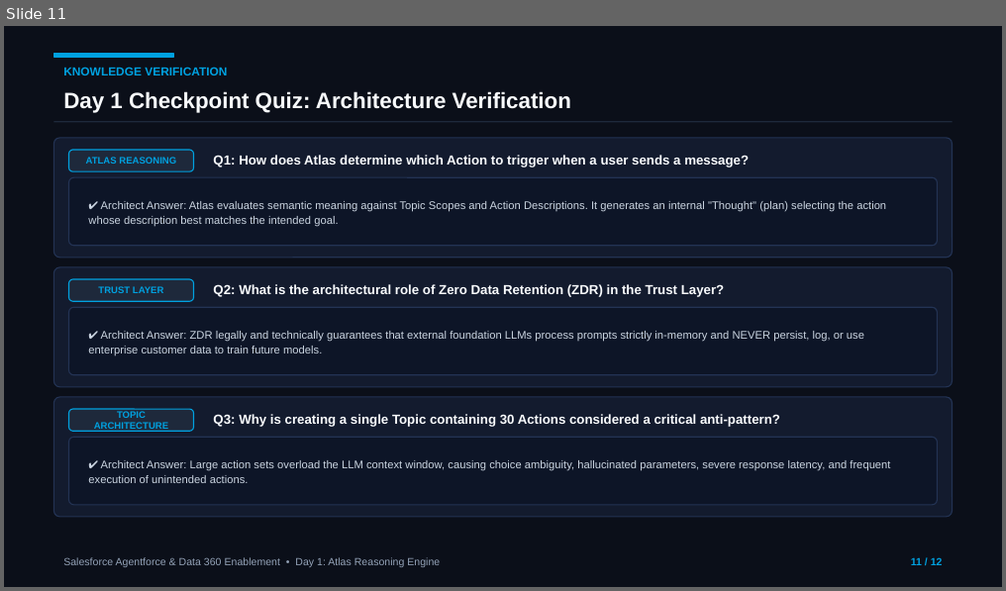
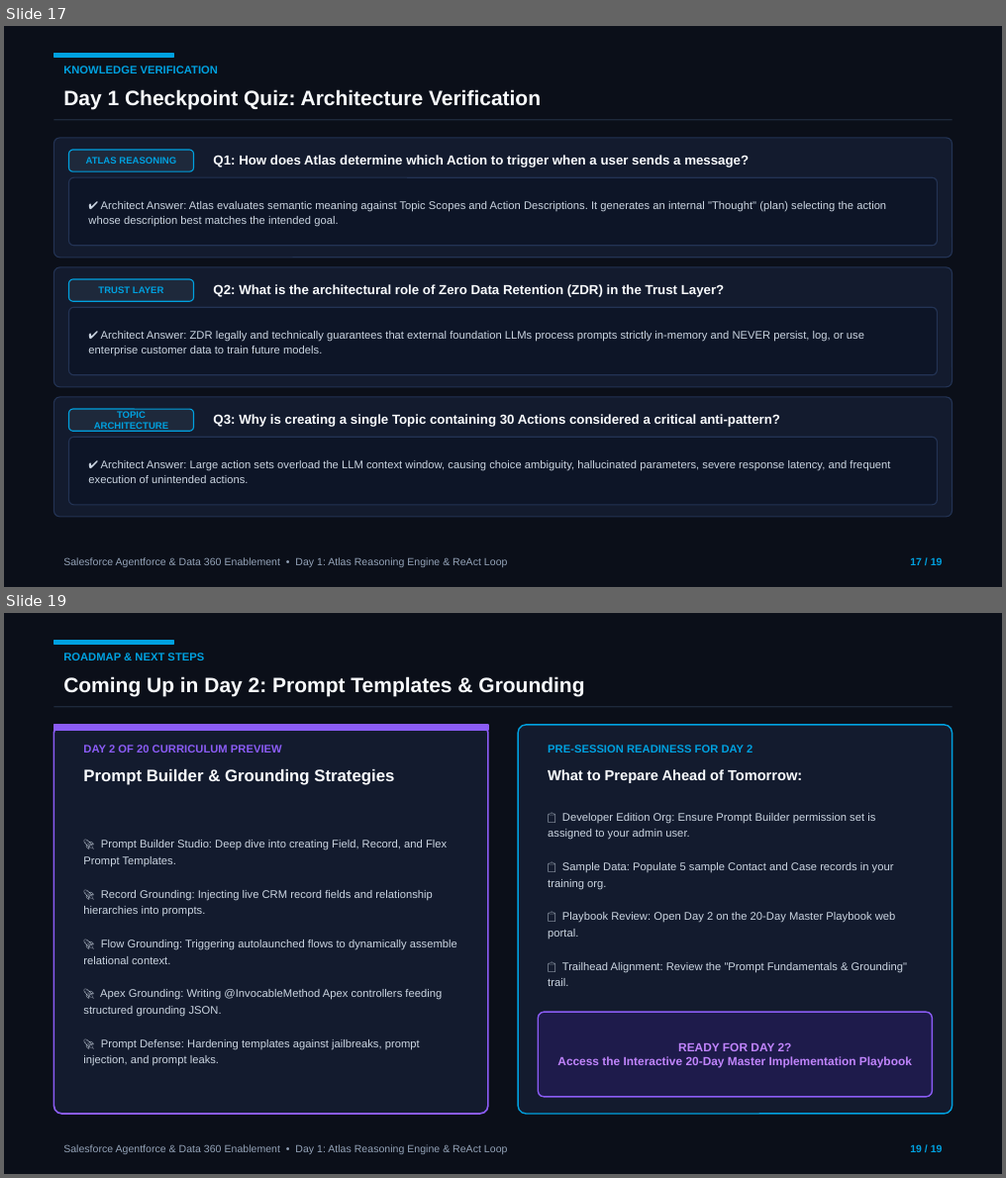
Before and after one commit to MohnishTak2725/agentforce-data360-workbench, a slide deck: Day-1-Atlas-Reasoning-Engine.pptx. Shown one above the other, each under a label of ours: slide 11 before the commit, slides 17 and 19 after it; the slides between them are not shown. The pictures are 1006x591 and 1006x1178 pixels, drawn with LibreOffice and Linux fonts; fonts in the diff are those of the drawing. Boxes give left, top, right and bottom in pixels: in the first picture for what was removed or moved away, otherwise in the second. Text is boxed around its words. In the diff, an @@ line names an element or a change of style, - is before the commit and + after.

```diff
--- a/Day-1-Atlas-Reasoning-Engine.pptx
+++ b/Day-1-Atlas-Reasoning-Engine.pptx
@@ slide 19 added at (4,613,1002,1174), background #0B0F19 @@
@@ rectangle added at (54,641,173,644), fill #00A1E0, outline #00A1E0 1 pt @@
@@ text added at (63,653,204,661), 8 pt, text #00A1E0, bold @@
+ROADMAP & NEXT STEPS
@@ text added at (63,676,584,696), 15 pt, text #F8FAFC, bold @@
+Coming Up in Day 2: Prompt Templates & Grounding
@@ line added from (54, 707) to (952, 707), #1E293B 1 pt @@
@@ rounded rectangle added at (54,725,488,1114), fill #131B2E, outline #8B5CF6 1.2 pt @@
@@ rectangle added at (54,725,488,730), fill #8B5CF6, outline #8B5CF6 1 pt @@
@@ rounded rectangle added at (518,725,952,1114), fill #131B2E, outline #00A1E0 1 pt @@
@@ text added at (83,744,282,755), 8 pt, text #8B5CF6, bold @@
+DAY 2 OF 20 CURRICULUM PREVIEW
@@ text added at (548,745,752,753), 8 pt, text #00A1E0, bold @@
+PRE-SESSION READINESS FOR DAY 2
@@ text added at (83,769,394,785), 12 pt, text #F8FAFC, bold @@
+Prompt Builder & Grounding Strategies
@@ text added at (548,769,802,783), 10.5 pt, text #F8FAFC, bold @@
+What to Prepare Ahead of Tomorrow:
@@ text added at (548,813,907,986), 8 pt, text #CBD5E1 @@
+📋 Developer Edition Org: Ensure Prompt Builder permission set is assigned to your admin user.
+📋 Sample Data: Populate 5 sample Contact and Case records in your training org.
+📋 Playbook Review: Open Day 2 on the 20-Day Master Playbook web portal.
+📋 Trailhead Alignment: Review the "Prompt Fundamentals & Grounding" trail.
@@ text added at (83,840,457,1066), 8 pt, text #CBD5E1 @@
+🚀 Prompt Builder Studio: Deep dive into creating Field, Record, and Flex Prompt Templates.
+🚀 Record Grounding: Injecting live CRM record fields and relationship hierarchies into prompts.
+🚀 Flow Grounding: Triggering autolaunched flows to dynamically assemble relational context.
+🚀 Apex Grounding: Writing @InvocableMethod Apex controllers feeding structured grounding JSON.
+🚀 Prompt Defense: Hardening templates against jailbreaks, prompt injection, and prompt leaks.
@@ rounded rectangle added at (538,1012,932,1097), fill #1E1B4B, outline #8B5CF6 1 pt @@
@@ text added at (557,1043,912,1068), 8.5 pt, text #C084FC, bold @@
+READY FOR DAY 2?
+Access the Interactive 20-Day Master Implementation Playbook
@@ text added at (63,1145,507,1155), 7.5 pt, text #94A3B8 @@
+Salesforce Agentforce & Data 360 Enablement • Day 1: Atlas Reasoning Engine & ReAct Loop
@@ text added at (910,1145,943,1153), 7.5 pt, text #00A1E0, bold @@
+19 / 19
@@ what was slide 11 is now slide 17 @@
@@ slide 17 changed as well @@
@@ text "KNOWLEDGE VERIFICATION" at (63,66,218,74): size 8.5 to 8 pt @@
@@ text "Day 1 Checkpoint Quiz: Architecture ..." at (63,89,541,109): size 16 to 15 pt @@
@@ text at (63,558,507,568): text changed @@
-Salesforce Agentforce & Data 360 Enablement • Day 1: Atlas Reasoning Engine
+Salesforce Agentforce & Data 360 Enablement • Day 1: Atlas Reasoning Engine & ReAct Loop
@@ text at (910,558,943,566): text changed @@
-11 / 12
+17 / 19
```
Also in this commit, not shown: 11 other slides changed, 6 other slides added.
